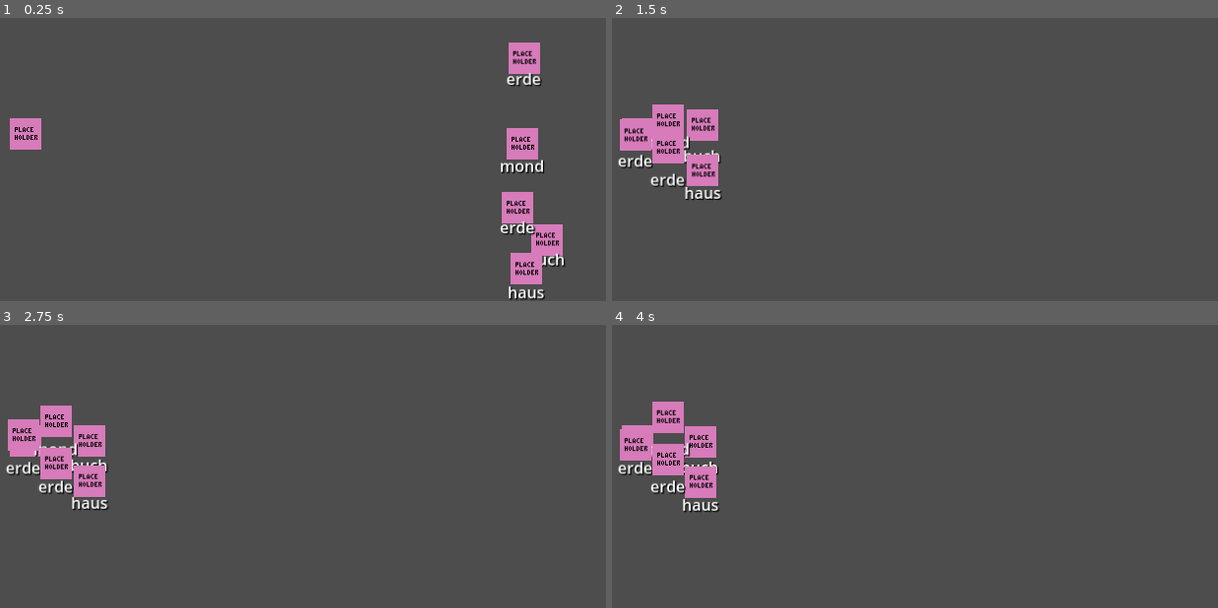
Above: before the commit, frames 1-4 (two rows, left to right).
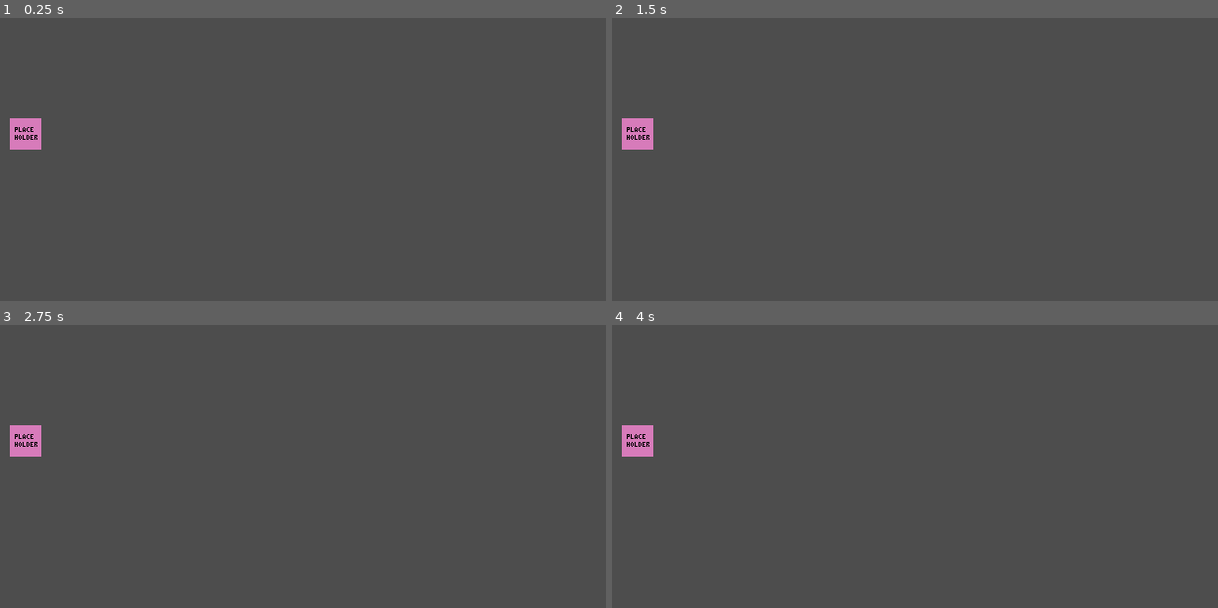
Above: after the commit, the same moments.

Repository: lehmius/typing-tides
Game: Godot game, scene res://scenes/game.tscn
Two runs of this game, one before a commit and one after it. Both use one fixed random seed, a clock stepped at 60 frames per second and the inputs below. The engine's default icon, where the game draws it, is replaced by a stand-in: a white triangle on a blue panel in a dark square.
Inputs:
- Up to frame 1 (0.25 s): no input
- Up to frame 2 (1.5 s): tap Enter at 0.5 s
- Up to frame 3 (2.75 s): no input
- Up to frame 4 (4 s): no input

The runs differ from the first frame. In frame 1, 3.6% of the frame differs, in the area x 82-94%, y 8-100%; in frame 2, 3.0%; in frame 3, 3.2%; in frame 4, 3.1%.

Commit message:
Add ability to pause the game

Diff:
--- a/project.godot
+++ b/project.godot
@@ -19,6 +19,7 @@
 
 SignalBus="*res://scripts/signal_bus.gd"
 GameStateHandler="*res://scripts/game_state_handler.gd"
+GlobalState="*res://scripts/global_state.gd"
 
 [display]
 
--- a/scenes/global_state.tscn
+++ b/scenes/global_state.tscn
@@ -1,9 +1,6 @@
 [gd_scene load_steps=2 format=3 uid="uid://c78g2adhhrrc"]
 
-[sub_resource type="GDScript" id="GDScript_xutkc"]
-script/source = "extends Node
-
-"
+[ext_resource type="Script" uid="uid://g258qbk82kn6" path="res://scripts/global_state.gd" id="1_nvx4l"]
 
 [node name="GlobalState" type="Node"]
-script = SubResource("GDScript_xutkc")
+script = ExtResource("1_nvx4l")
--- a/scripts/enemy.gd
+++ b/scripts/enemy.gd
@@ -12,7 +12,6 @@
 @export var text:String = "default" #: Value of the word associated with the enemy
 @export var speed:int = 500 		#: Enemy speed in pixels/second
 
-var isPaused:bool = false 			# Flag to pause all movement
 var target:Vector2 = Vector2(0,0) 	# Target the enemy is moving towards.
 var bobFrequency: float = 2.0		# Frequency of the bobbing motion
 var bobAmplitude: float = 4.0			# Amplitude of the bobbing motion
@@ -30,7 +29,7 @@
 	setBobbingDynamics()
 
 func _physics_process(delta: float) -> void:
-	if not isPaused:
+	if not GlobalState.isPaused:
 		time+=delta
 		moveEnemyToPlayer()
 
@@ -41,11 +40,12 @@
 ## @param custom_target: Vector 2 - The target that the enemy should move to.
 ## @returns: void
 func moveEnemyTo(custom_target:Vector2) -> void:
-	if position.distance_to(custom_target) > 5: # Only move if enemy is not already on top of target
-		direction = (custom_target - position).normalized()
-		velocity = direction * speed
-		move_and_slide() # Automatically handles frame rate independent movement
-	addBobbing()
+	if not GlobalState.isPaused:
+		if position.distance_to(custom_target) > 5: # Only move if enemy is not already on top of target
+			direction = (custom_target - position).normalized()
+			velocity = direction * speed
+			move_and_slide() # Automatically handles frame rate independent movement
+		addBobbing()
 
 ## Moves the enemy across the scene to the player in a linear path.
 ##
--- a/scripts/game_state_handler.gd
+++ b/scripts/game_state_handler.gd
@@ -137,16 +137,17 @@
 ## @param letter: String - Button was pressed in an InputEvent.
 ## @returns: void
 func receiveKey(letter:String) -> void:
-	updateEnemyTargeting(letter)
-	if currentTarget!=null:
-		if currentTarget.text.substr(0,1)==letter:
-			updatePerformanceMetrics(inputType.VALID)
-		else:
+	if not GlobalState.isPaused:
+		updateEnemyTargeting(letter)
+		if currentTarget!=null:
+			if currentTarget.text.substr(0,1)==letter:
+				updatePerformanceMetrics(inputType.VALID)
+			else:
+				updatePerformanceMetrics(inputType.INVALID)
+			currentTarget.attemptHit(letter)
+		else: # Gets reached when the player tried to target something but no valid target was found.
 			updatePerformanceMetrics(inputType.INVALID)
-		currentTarget.attemptHit(letter)
-	else: # Gets reached when the player tried to target something but no valid target was found.
-		updatePerformanceMetrics(inputType.INVALID)
-	#displayPerformanceMetricsDEBUG()
+		#displayPerformanceMetricsDEBUG()
 
 ## Handler function for when an enemy died. Used to clear the reference out of the enemyReferences array.
 ##
--- /dev/null
+++ b/scripts/global_state.gd
@@ -0,0 +1,3 @@
+extends Node
+
+var isPaused:bool=true
--- a/scripts/player.gd
+++ b/scripts/player.gd
@@ -19,6 +19,8 @@
 	if event is InputEventKey and event.pressed:
 		var keycode: int
 		keycode = event.keycode
+		if keycode==4194305:
+			GlobalState.isPaused=!GlobalState.isPaused
 		if not event.shift_pressed:
 			match keycode:
 				59:
Not shown, added: scripts/global_state.gd.uid
